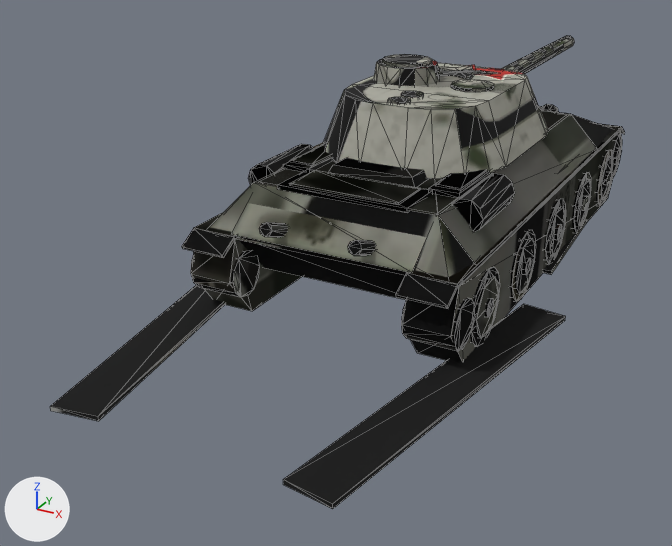
Two versions of the glTF model public/models/t34_85_winter.glb, one commit apart.
One viewpoint serves both versions: a 50 mm camera at (4.29, -10.59, 4.53) aimed at (-0.9, -1.15, -0.19). The axes (+X, +Y, +Z) are drawn at lower left. The lights are the same throughout. The older version comes first. Mesh edges are drawn as thin lines. Vertices at exactly the same position are counted once.

In view in the first picture: 'hull_ok', 'hull_trackL', 'hull_trackR', 'turret_ok'.
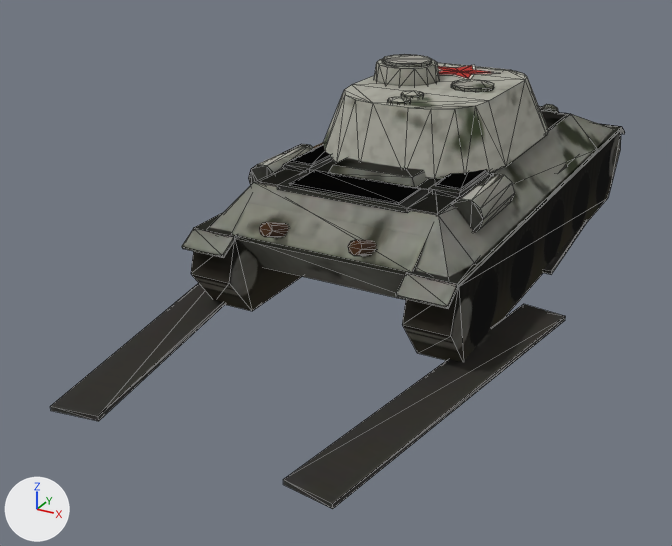
Scene script edits in JSON lines:
```json
{"block": "me_t34_85_hull_001", "where": "# used by ob_hull_ok; location = (0.0, 0.0, 0.0)"}
{"op": "remove", "block": "me_t34_85_hull_001", "code": "me_t34_85_hull_001.from_pydata(...)  # 1176 vertices, 2070 faces; spans x -1.57..1.57, y -3.42..3.46, z 0.0..1.56"}
{"op": "add", "block": "me_t34_85_hull_001", "code": "me_t34_85_hull_001.from_pydata(...)  # 368 vertices, 598 faces; spans x -1.5..1.5, y -3.42..3.46, z 0.0..1.56"}
{"block": "me_t34_85_hull_001", "change": "me_t34_85_hull_001 part 1: 593 kept faces spanning x -1.5..1.5, y -3.42..3.46, z 0.0..1.56 get new texture (UV) coordinates"}
{"block": "me_t34_85_hull_001", "change": "edits to the shape of me_t34_85_hull_001 do not show in these pictures"}
{"block": "me_t34_85_hull_003", "where": "# used by ob_hull_trackl; location = (0.0, 0.0, 0.0)"}
{"op": "remove", "block": "me_t34_85_hull_003", "code": "me_t34_85_hull_003.from_pydata(...)  # 1180 vertices, 2074 faces; spans x -2.1..1.57, y -5.49..3.46, z 0.0..1.56"}
{"op": "add", "block": "me_t34_85_hull_003", "code": "me_t34_85_hull_003.from_pydata(...)  # 372 vertices, 602 faces; spans x -2.1..1.5, y -5.49..3.46, z 0.0..1.56"}
{"block": "me_t34_85_hull_003", "change": "me_t34_85_hull_003 part 2: 36 loose pieces with 808 vertices, spanning x -1.57..1.57, y -3.27..3.27, z 0.02..0.94, are deleted"}
{"block": "me_t34_85_hull_003", "change": "me_t34_85_hull_003 part 3: 600 kept faces spanning x -2.1..1.5, y -5.49..3.46, z 0.0..1.56 get new texture (UV) coordinates"}
{"block": "me_t34_85_hull_005", "where": "# used by ob_hull_trackr; location = (0.0, 0.0, 0.0)"}
{"op": "remove", "block": "me_t34_85_hull_005", "code": "me_t34_85_hull_005.from_pydata(...)  # 1180 vertices, 2074 faces; spans x -1.57..2.1, y -5.49..3.46, z 0.0..1.56"}
{"op": "add", "block": "me_t34_85_hull_005", "code": "me_t34_85_hull_005.from_pydata(...)  # 372 vertices, 602 faces; spans x -1.5..2.1, y -5.49..3.46, z 0.0..1.56"}
{"block": "me_t34_85_hull_005", "change": "me_t34_85_hull_005 part 4: 602 kept faces spanning x -1.5..2.1, y -5.49..3.46, z 0.0..1.56 get new texture (UV) coordinates"}
{"block": "me_t34_85_hull_005", "change": "edits to the shape of me_t34_85_hull_005 do not show in these pictures"}
{"block": "me_t34_85_turret_001", "where": "# used by ob_turret_ok; location = (0.0, 0.0, 0.0)"}
{"op": "remove", "block": "me_t34_85_turret_001", "code": "me_t34_85_turret_001.from_pydata(...)  # 258 vertices, 452 faces; spans x -1.12..1.12, y -1.75..5.36, z 1.44..2.38"}
{"op": "add", "block": "me_t34_85_turret_001", "code": "me_t34_85_turret_001.from_pydata(...)  # 222 vertices, 388 faces; spans x -1.12..1.12, y -1.75..1.85, z 1.44..2.38"}
{"block": "me_t34_85_turret_001", "change": "me_t34_85_turret_001 part 5: the loose piece of 20 vertices spanning x -0.12..0.12, y 1.35..5.35, z 1.66..1.9 is deleted"}
{"block": "me_t34_85_turret_001", "change": "me_t34_85_turret_001 part 6: 384 kept faces spanning x -1.12..1.12, y -1.75..1.85, z 1.44..2.38 get new texture (UV) coordinates"}
{"block": "me_t34_85_turret_001", "change": "other edits to the shape of me_t34_85_turret_001 do not show in these pictures"}
```

Changed parts and their boxes (x1, y1, x2, y2) in the pictures (672 x 546 px):
```json
{"object": "hull_trackL", "change": "reshaped", "before": [50, 104, 625, 421], "after": [50, 130, 621, 421]}
{"object": "hull_trackR", "change": "reshaped", "before": [191, 221, 586, 509], "after": [182, 104, 625, 509]}
{"object": "turret_ok", "change": "reshaped", "before": [323, 35, 574, 179], "after": [323, 54, 548, 179], "on screen": "10% narrower, 13% shorter"}
{"object": "hull_ok", "change": "reshaped", "before": [191, 251, 229, 300], "on screen": "not visible afterwards"}
{"part": 2, "of": "me_t34_85_hull_003", "change": "deleted", "before": [191, 134, 622, 351]}
{"part": 3, "of": "me_t34_85_hull_003", "change": "surface changed", "before": [50, 104, 625, 421], "after": [50, 130, 621, 421]}
{"part": 5, "of": "me_t34_85_turret_001", "change": "deleted", "before": [501, 35, 574, 74]}
{"part": 6, "of": "me_t34_85_turret_001", "change": "surface changed", "before": [323, 54, 548, 179], "after": [323, 54, 548, 179]}
```
